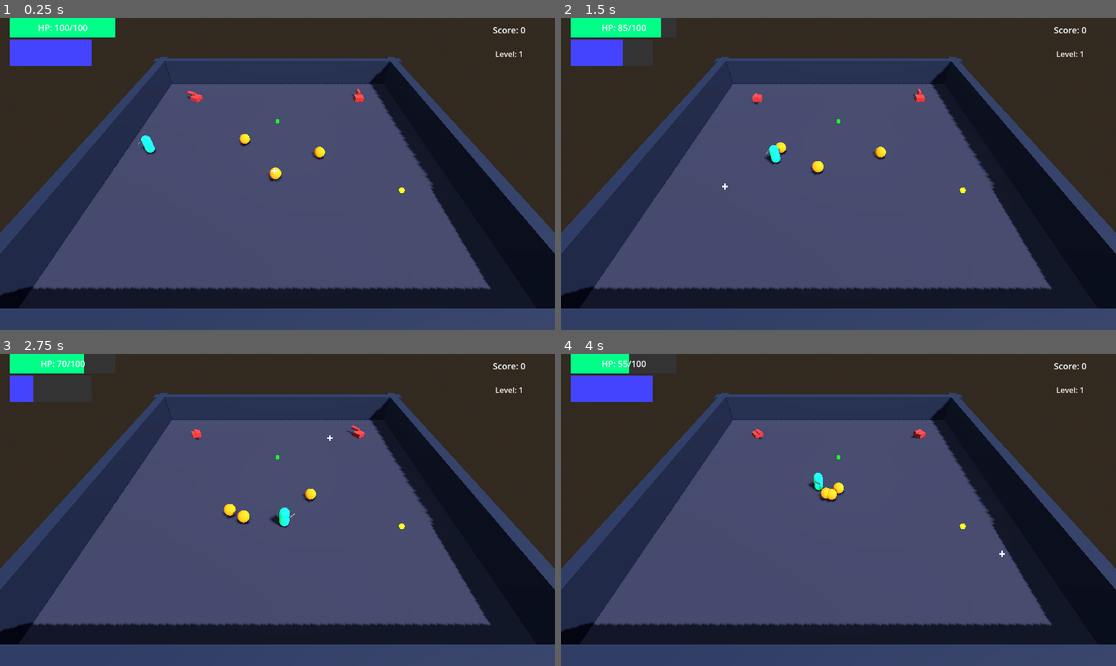
Above: before the commit, frames 1-4 (two rows, left to right).
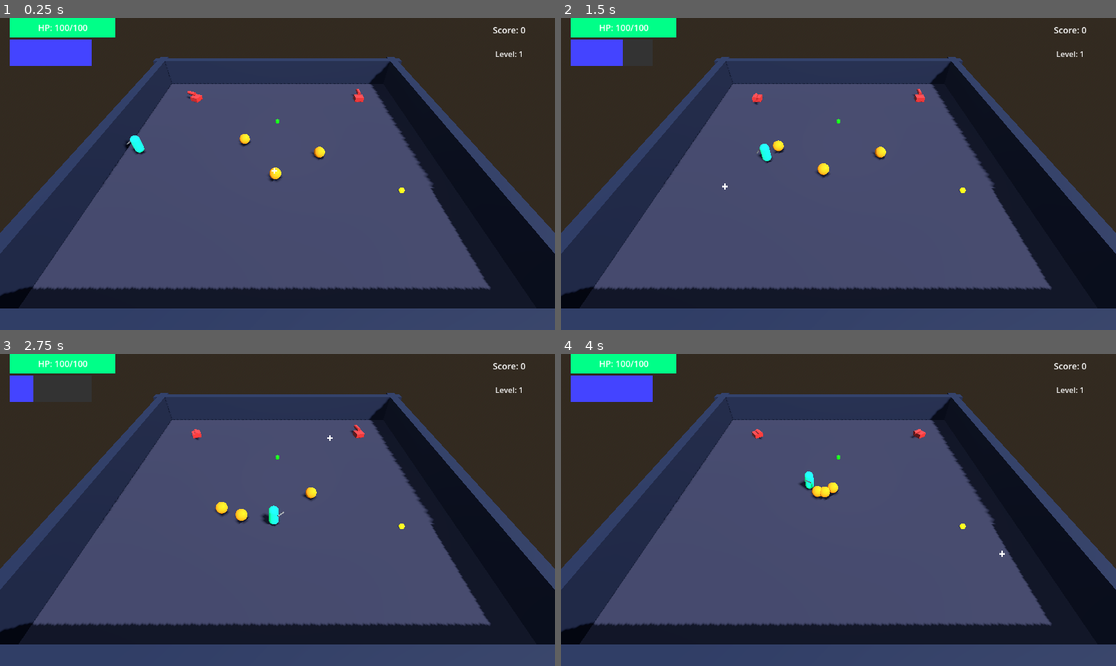
Above: after the commit, the same moments.

Repository: fcozzuto/simple-rogue-like
Game: Godot game, scene res://scenes/main.tscn
The game is run twice, just before and just after one commit, with the same random seed, the same clock (stepped at 60 frames per second) and the same inputs.
Inputs (mouse positions are in pixels of both pictures, inside the frame that each line leads up to):
- Up to frame 1 (0.25 s): no input
- Up to frame 2 (1.5 s): move the mouse to (960, 158) at 0.52 s; hold D (move_right) 0.53-1.28 s; hold Space (dodge) 0.53-1.28 s; click (960, 158) at 0.67 s; move the mouse to (727, 189) at 1.27 s; hold S (move_backward) from 1.28 s (still down); tap Space (dodge) at 1.35 s
- Up to frame 3 (2.75 s): move the mouse to (333, 441) at 2.02 s; release S (move_backward) at 2.03 s; press the mouse at (333, 441) at 2.03 s; hold D (move_right) from 2.03 s (still down); tap Space (dodge) at 2.3 s
- Up to frame 4 (4 s): move the mouse to (810, 572) at 2.77 s; release D (move_right) at 2.78 s; release the mouse at (810, 572) at 2.78 s; hold W (move_forward) 2.78-3.53 s; right-click (810, 572) at 2.85 s; click (810, 572) at 2.92 s; tap Space (dodge) at 3.05 s; move the mouse to (1005, 556) at 3.52 s; hold A (move_left) from 3.53 s (still down); hold Space (dodge) from 3.53 s (still down)

The runs differ from the first frame. In frame 1, 0.2% of the frame differs, in the area x 22-37%, y 23-44%; in frame 2, 0.7%; in frame 3, 1.0%, in the area x 6-66%, y 0-56%; in frame 4, 1.0%.

Commit message:
Fix gameplay edge cases
Resolve the player spawn overlap with late-wave turret positions.
Limit item collection via player areas to the dedicated pickup area.
Update the dodge cooldown HUD to track upgraded cooldown values.
Guard chaser item drops against a missing main node.
Sync the design document with the new spawn position.

Diff:
--- a/scripts/chaser.gd
+++ b/scripts/chaser.gd
@@ -84,7 +84,7 @@
 
 func drop_health_potion() -> void:
 	var main = get_tree().get_first_node_in_group("main")
-	if main.has_method("spawn_item"):
+	if main and main.has_method("spawn_item"):
 		main.spawn_item(global_position, "health_potion")
 
 func refresh_player() -> void:
--- a/scripts/item.gd
+++ b/scripts/item.gd
@@ -68,8 +68,10 @@
 		return null
 	if collider.is_in_group("player"):
 		return collider
-	if collider is Area3D and collider.get_parent() and collider.get_parent().is_in_group("player"):
-		return collider.get_parent()
+	if collider is Area3D:
+		var parent := collider.get_parent()
+		if parent and parent.is_in_group("player") and collider.name == "PickupArea":
+			return parent
 	return null
 
 func _check_initial_overlap() -> void:
--- a/scripts/main.gd
+++ b/scripts/main.gd
@@ -5,6 +5,7 @@
 
 const TURRET_KILL_SCORE := 100
 const CHASER_KILL_SCORE := 50
+const PLAYER_SPAWN_POSITION := Vector3(-13.0, 0.5, 0.0)
 const BASE_PLAYER_STATE := {
 	"move_speed": 6.0,
 	"dodge_distance": 3.5,
@@ -113,7 +114,7 @@
 	player = player_scene.instantiate()
 	player.name = "Player"
 	add_child(player)
-	player.global_position = Vector3(-12, 0.5, 0)
+	player.global_position = PLAYER_SPAWN_POSITION
 	if player.has_method("apply_runtime_state"):
 		player.apply_runtime_state(player_state)
 
--- a/scripts/ui.gd
+++ b/scripts/ui.gd
@@ -25,11 +25,13 @@
 			health_bar.max_value = player_max_health
 			health_text.text = "HP: %d/%d" % [player_health, player_max_health]
 
+			var dodge_max = maxf(player_dodge_cd, 0.001)
+			dodge_bar.max_value = dodge_max
 			var dodge_ready = player_dodge_cd_timer <= 0
 			if dodge_ready:
-				dodge_bar.value = player_dodge_cd
+				dodge_bar.value = dodge_max
 			else:
-				dodge_bar.value = player_dodge_cd - player_dodge_cd_timer
+				dodge_bar.value = clampf(dodge_max - player_dodge_cd_timer, 0.0, dodge_max)
 
 	score_label.text = "Score: %d" % score
 	level_label.text = "Level: %d" % level
Not shown, changed: GDD.md
